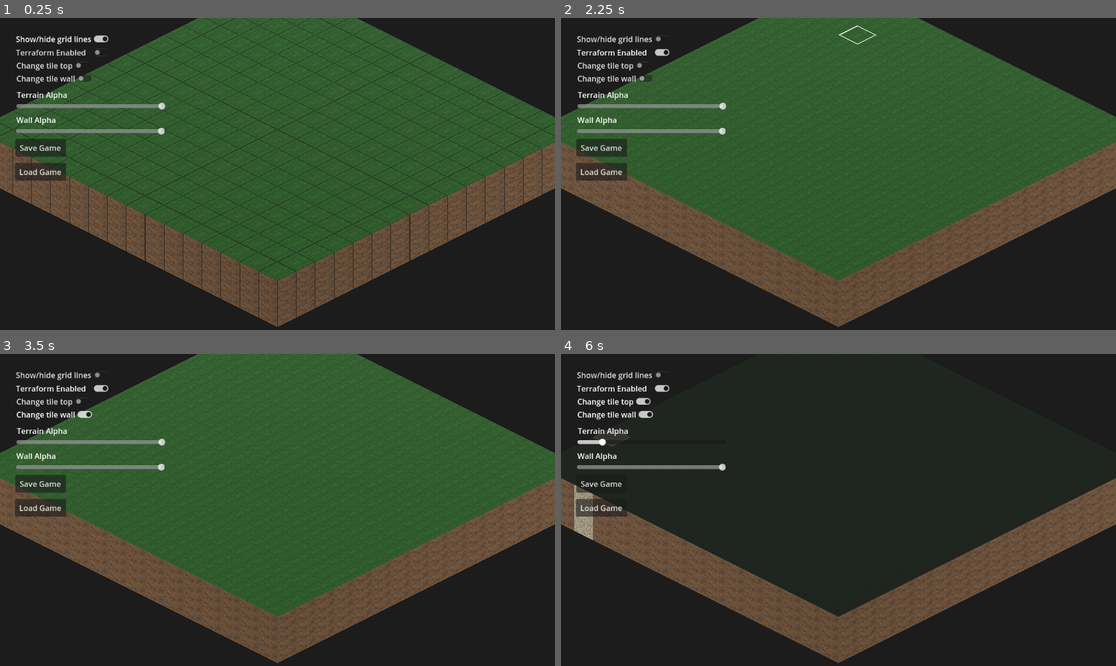
Above: before the commit, frames 1-4 (two rows, left to right).
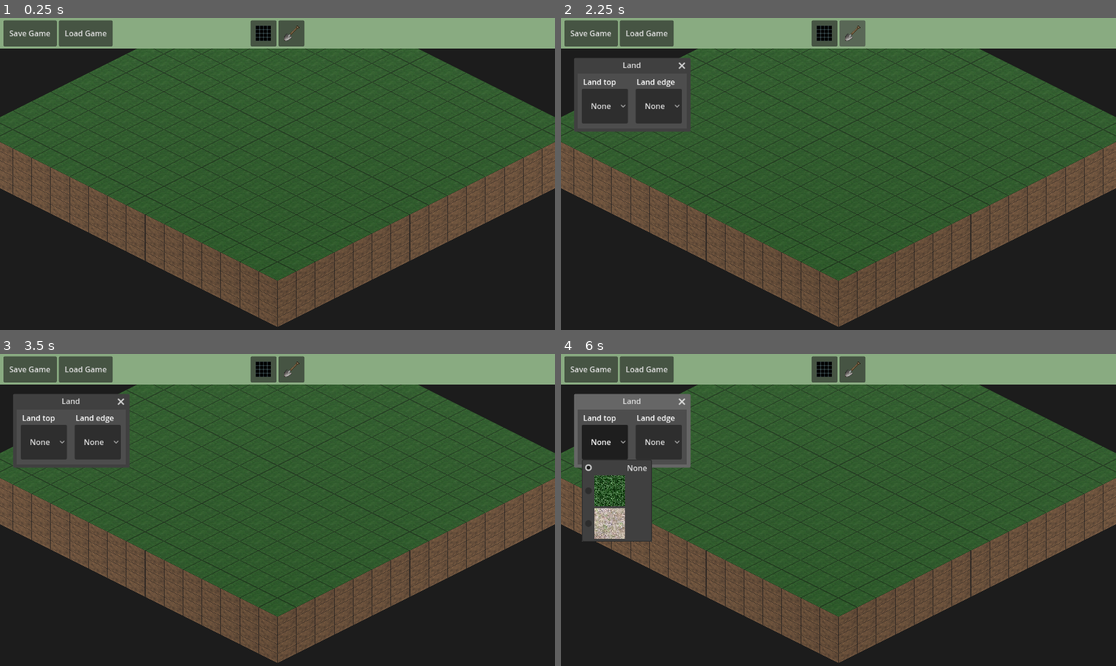
Above: after the commit, the same moments.

Repository: vghellere/OpenGRCT
Game: Godot game, scene res://game_scene.tscn
Two runs of this game, one before a commit and one after it. Both use one fixed random seed, a clock stepped at 60 frames per second and the inputs below.
Inputs (mouse positions are in pixels of both pictures, inside the frame that each line leads up to; where the layout moved, square brackets give the same spot in the first picture):
- Up to frame 1 (0.25 s): no input
- Up to frame 2 (2.25 s): click (622, 52) at 0.5 s, where only the run before the commit has a clickable "Terraform Enabled"; click (821, 33) [622, 39] at 1.25 s; click (855, 33) at 2.02 s
- Up to frame 3 (3.5 s): click (55, 413) at 2.75 s, where only the run before the commit has a clickable "Change tile wall"
- Up to frame 4 (6 s): click "Save Game" at 3.5 s; click (616, 400) at 4.25 s, where only the run before the commit has a clickable "Change tile top"; click "Load Game" at 5 s; click (605, 441) at 5.75 s, where only the run after the commit has a clickable "None"

The runs differ from the first frame. In frame 1, 12% of the frame differs, in the area x 0-100%, y 0-53%; in frame 2, 20%; in frame 3, 20%; in frame 4, 56%, in the area x 0-100%, y 0-100%.

Commit message:
Add new navbar and land window

Diff:
--- /dev/null
+++ b/GUI/scripts/top_bar.gd
@@ -0,0 +1,25 @@
+extends ColorRect
+
+
+@onready var land_window : Window = %LandWindow
+
+
+# Called when the node enters the scene tree for the first time.
+func _ready():
+	pass # Replace with function body.
+
+
+# Called every frame. 'delta' is the elapsed time since the previous frame.
+func _process(delta):
+	pass
+
+
+func _on_land_button_pressed():
+	if land_window.visible:
+		land_window.hide()
+	else:
+		land_window.show()
+
+
+func _on_show_hide_grid_lines_pressed():
+	Global.show_grid_lines = not Global.show_grid_lines
--- /dev/null
+++ b/GUI/windows/land_editor/scripts/land_window.gd
@@ -0,0 +1,44 @@
+extends Window
+
+
+@onready var selected_tile_top_idx : int = 0
+@onready var selected_tile_edge_idx : int = 0
+@onready var change_tile_top_enabled : bool = false
+@onready var change_tile_edge_enabled : bool = false
+
+var shovel_icon = load("res://art/shovel.png")
+
+func _on_close_requested():
+	hide()
+
+
+func _on_visibility_changed():
+	if visible:
+		on_window_open()
+	else:
+		on_window_close()
+
+
+func on_window_open():
+	Global.show_grid_lines = true
+	Input.set_custom_mouse_cursor(shovel_icon, 0, Vector2(0, 32))
+
+
+func on_window_close():
+	Input.set_custom_mouse_cursor(null)
+
+
+func _on_land_style_options_item_selected(index):
+	change_tile_top_enabled = false
+
+	if index > 0:
+		change_tile_top_enabled = true
+		selected_tile_top_idx = index - 1
+
+
+func _on_land_edge_options_item_selected(index):
+	change_tile_edge_enabled = false
+
+	if index > 0:
+		change_tile_edge_enabled = true
+		selected_tile_edge_idx = index - 1
--- a/game_manager.gd
+++ b/game_manager.gd
@@ -1,33 +1,10 @@
 extends Node
-
 
 @onready var grid_map: CustomGridMap = $"../GridMap"
 @onready var game_saver_loader = $"../GameSaverLoader"
 
-
 func _ready():
-	$"../GUI/ShowHideGridLines".button_pressed = Global.show_grid_lines
-	$"../GUI/TerraformEnabled".button_pressed = Global.terraform_enabled
-	$"../GUI/ChangeTileTopEnabled".button_pressed = Global.change_tile_top_enabled
-	$"../GUI/ChangeTileWallEnabled".button_pressed = Global.change_tile_wall_enabled
-	$"../GUI/TerrainAlphaSlider".value = Global.terrain_alpha
-	$"../GUI/WallAlphaSlider".value = Global.wall_alpha
-
-
-func _on_show_hide_grid_lines():
-	Global.show_grid_lines = not Global.show_grid_lines
-
-
-func _on_terraform_enabled_pressed():
-	Global.terraform_enabled = not Global.terraform_enabled
-
-
-func _on_change_tile_wall_enabled_pressed():
-	Global.change_tile_wall_enabled = not Global.change_tile_wall_enabled
-
-
-func _on_change_tile_top_enabled_pressed():
-	Global.change_tile_top_enabled = not Global.change_tile_top_enabled
+	pass
 
 
 func _on_save_game_pressed():
@@ -36,11 +13,3 @@
 
 func _on_load_game_pressed():
 	game_saver_loader.load_game("user://savegame.save", grid_map)
-
-
-func _on_terrain_alpha_slider_value_changed(value):
-	Global.terrain_alpha = value
-
-
-func _on_wall_alpha_slider_value_changed(value):
-	Global.wall_alpha = value
--- a/game_scene.tscn
+++ b/game_scene.tscn
@@ -20,6 +20,14 @@
 [ext_resource type="Script" path="res://terrain/wall/scripts/wall_rectangle.gd" id="18_alt18"]
 [ext_resource type="Script" path="res://terrain/wall/scripts/wall_triangle_up.gd" id="19_e60gb"]
 [ext_resource type="Script" path="res://terrain/wall/scripts/wall_triangle_down.gd" id="20_4nw08"]
+[ext_resource type="Texture2D" uid="uid://d1ujhw8cvbuyi" path="res://art/shovel.png" id="21_if6vs"]
+[ext_resource type="Script" path="res://GUI/scripts/top_bar.gd" id="21_so11o"]
+[ext_resource type="Script" path="res://GUI/windows/land_editor/scripts/land_window.gd" id="22_5nrci"]
+[ext_resource type="Texture2D" uid="uid://cnsbnhhyg1xei" path="res://art/grid.png" id="22_d4skh"]
+[ext_resource type="Texture2D" uid="uid://b56fjbnmfsrqn" path="res://GUI/windows/land_editor/art/top/grass1.jpg" id="25_syfki"]
+[ext_resource type="Texture2D" uid="uid://di6pkf5yr7ysy" path="res://GUI/windows/land_editor/art/top/sand.jpg" id="26_67ld2"]
+[ext_resource type="Texture2D" uid="uid://7lcq56ewkedf" path="res://GUI/windows/land_editor/art/edge/burnt_sand_brown.png" id="27_ue0vy"]
+[ext_resource type="Texture2D" uid="uid://ddp36p6mt6bd8" path="res://GUI/windows/land_editor/art/edge/sand_grey.png" id="28_xi67s"]
 
 [sub_resource type="Environment" id="Environment_e81et"]
 background_mode = 1
@@ -272,108 +280,129 @@
 
 [node name="GUI" type="Control" parent="."]
 layout_mode = 3
-anchors_preset = 0
-offset_right = 284.0
-offset_bottom = 153.0
+anchors_preset = 15
+anchor_right = 1.0
+anchor_bottom = 1.0
+grow_horizontal = 2
+grow_vertical = 2
 theme = SubResource("Theme_ncfih")
 
-[node name="TerraformEnabled" type="CheckButton" parent="GUI"]
+[node name="TopBar" type="ColorRect" parent="GUI"]
+layout_mode = 1
+anchors_preset = 10
+anchor_right = 1.0
+offset_bottom = 64.0
+grow_horizontal = 2
+color = Color(0.536488, 0.6702, 0.507356, 1)
+script = ExtResource("21_so11o")
+
+[node name="HBoxContainer" type="HBoxContainer" parent="GUI/TopBar"]
+layout_mode = 1
+anchors_preset = 5
+anchor_left = 0.5
+anchor_right = 0.5
+offset_left = -111.0
+offset_top = 5.0
+offset_right = 112.0
+offset_bottom = 59.0
+grow_horizontal = 2
+alignment = 1
+
+[node name="ShowHideGridLines" type="Button" parent="GUI/TopBar/HBoxContainer"]
 layout_mode = 2
-offset_left = 27.0
-offset_top = 56.0
-offset_right = 232.0
-offset_bottom = 87.0
-focus_mode = 0
-text = "Terraform Enabled"
-
-[node name="ShowHideGridLines" type="CheckButton" parent="GUI"]
+tooltip_text = "Show/hide grid lines"
+focus_mode = 0
+text = "           "
+icon = ExtResource("22_d4skh")
+icon_alignment = 1
+
+[node name="LandButton" type="Button" parent="GUI/TopBar/HBoxContainer"]
 layout_mode = 2
-offset_left = 27.0
-offset_top = 28.0
-offset_right = 232.0
+tooltip_text = "Adjust land height and slope"
+focus_mode = 0
+text = "           "
+icon = ExtResource("21_if6vs")
+icon_alignment = 1
+
+[node name="HBoxContainer2" type="HBoxContainer" parent="GUI/TopBar"]
+layout_mode = 1
+offset_left = 7.0
+offset_top = 5.0
+offset_right = 230.0
 offset_bottom = 59.0
-focus_mode = 0
-text = "Show/hide grid lines"
-
-[node name="ChangeTileWallEnabled" type="CheckButton" parent="GUI"]
-layout_mode = 0
-offset_left = 28.0
-offset_top = 110.0
-offset_right = 193.0
-offset_bottom = 141.0
-focus_mode = 0
-text = "Change tile wall"
-
-[node name="ChangeTileTopEnabled" type="CheckButton" parent="GUI"]
-layout_mode = 0
-offset_left = 28.0
-offset_top = 83.0
-offset_right = 193.0
-offset_bottom = 114.0
-focus_mode = 0
-text = "Change tile top"
-
-[node name="LoadGame" type="Button" parent="GUI"]
-layout_mode = 0
-offset_left = 31.0
-offset_top = 301.0
-offset_right = 137.0
-offset_bottom = 338.0
-focus_mode = 0
-text = "Load Game"
-
-[node name="SaveGame" type="Button" parent="GUI"]
-layout_mode = 0
-offset_left = 32.0
-offset_top = 251.0
-offset_right = 137.0
-offset_bottom = 288.0
-focus_mode = 0
-text = "Save Game"
-
-[node name="TerrainAlphaSlider" type="HSlider" parent="GUI"]
-layout_mode = 0
-offset_left = 34.0
-offset_top = 175.0
-offset_right = 344.0
-offset_bottom = 191.0
-max_value = 1.0
-step = 0.05
-
-[node name="Label" type="Label" parent="GUI"]
-layout_mode = 0
-offset_left = 35.0
-offset_top = 148.0
-offset_right = 75.0
-offset_bottom = 171.0
-text = "Terrain Alpha
-"
-
-[node name="WallAlphaSlider" type="HSlider" parent="GUI"]
-layout_mode = 0
-offset_left = 33.0
-offset_top = 227.0
-offset_right = 343.0
-offset_bottom = 243.0
-max_value = 1.0
-step = 0.05
-
-[node name="Label2" type="Label" parent="GUI"]
-layout_mode = 0
-offset_left = 34.0
-offset_top = 200.0
-offset_right = 139.0
-offset_bottom = 223.0
-text = "Wall Alpha
-"
+
+[node name="SaveGame" type="Button" parent="GUI/TopBar/HBoxContainer2"]
+layout_mode = 2
+focus_mode = 0
+text = "  Save Game  "
+
+[node name="LoadGame" type="Button" parent="GUI/TopBar/HBoxContainer2"]
+layout_mode = 2
+focus_mode = 0
+text = "  Load Game  "
+
+[node name="LandWindow" type="Window" parent="GUI"]
+unique_name_in_owner = true
+title = "Land"
+position = Vector2i(35, 115)
+size = Vector2i(226, 115)
+visible = false
+unresizable = true
+script = ExtResource("22_5nrci")
+
+[node name="LandStyleOptions" type="OptionButton" parent="GUI/LandWindow"]
+offset_left = 8.0
+offset_top = 32.0
+offset_right = 104.0
+offset_bottom = 104.0
+focus_mode = 0
+alignment = 1
+icon_alignment = 1
+selected = 0
+item_count = 3
+popup/item_0/text = "None"
+popup/item_1/icon = ExtResource("25_syfki")
+popup/item_1/id = 1
+popup/item_2/icon = ExtResource("26_67ld2")
+popup/item_2/id = 1
+
+[node name="LandEdgeOptions" type="OptionButton" parent="GUI/LandWindow"]
+offset_left = 120.0
+offset_top = 32.0
+offset_right = 216.0
+offset_bottom = 104.0
+focus_mode = 0
+alignment = 1
+icon_alignment = 1
+selected = 0
+item_count = 3
+popup/item_0/text = "None"
+popup/item_1/icon = ExtResource("27_ue0vy")
+popup/item_1/id = 1
+popup/item_2/icon = ExtResource("28_xi67s")
+popup/item_2/id = 1
+
+[node name="Label" type="Label" parent="GUI/LandWindow"]
+offset_left = 11.12
+offset_top = 6.0
+offset_right = 84.12
+offset_bottom = 29.0
+text = "Land top"
+
+[node name="Label2" type="Label" parent="GUI/LandWindow"]
+offset_left = 122.0
+offset_top = 6.0
+offset_right = 206.0
+offset_bottom = 29.0
+text = "Land edge"
 
 [connection signal="input_event" from="GridMap/CollisionArea3D" to="GridMap/CollisionArea3D" method="_on_input_event"]
 [connection signal="mouse_exited" from="GridMap/CollisionArea3D" to="GridMap/CollisionArea3D" method="_on_mouse_exited"]
-[connection signal="pressed" from="GUI/TerraformEnabled" to="GameManager" method="_on_terraform_enabled_pressed"]
-[connection signal="pressed" from="GUI/ShowHideGridLines" to="GameManager" method="_on_show_hide_grid_lines"]
-[connection signal="pressed" from="GUI/ChangeTileWallEnabled" to="GameManager" method="_on_change_tile_wall_enabled_pressed"]
-[connection signal="pressed" from="GUI/ChangeTileTopEnabled" to="GameManager" method="_on_change_tile_top_enabled_pressed"]
-[connection signal="pressed" from="GUI/LoadGame" to="GameManager" method="_on_load_game_pressed"]
-[connection signal="pressed" from="GUI/SaveGame" to="GameManager" method="_on_save_game_pressed"]
-[connection signal="value_changed" from="GUI/TerrainAlphaSlider" to="GameManager" method="_on_terrain_alpha_slider_value_changed"]
-[connection signal="value_changed" from="GUI/WallAlphaSlider" to="GameManager" method="_on_wall_alpha_slider_value_changed"]
+[connection signal="pressed" from="GUI/TopBar/HBoxContainer/ShowHideGridLines" to="GUI/TopBar" method="_on_show_hide_grid_lines_pressed"]
+[connection signal="pressed" from="GUI/TopBar/HBoxContainer/LandButton" to="GUI/TopBar" method="_on_land_button_pressed"]
+[connection signal="pressed" from="GUI/TopBar/HBoxContainer2/SaveGame" to="GameManager" method="_on_save_game_pressed"]
+[connection signal="pressed" from="GUI/TopBar/HBoxContainer2/LoadGame" to="GameManager" method="_on_load_game_pressed"]
+[connection signal="close_requested" from="GUI/LandWindow" to="GUI/LandWindow" method="_on_close_requested"]
+[connection signal="visibility_changed" from="GUI/LandWindow" to="GUI/LandWindow" method="_on_visibility_changed"]
+[connection signal="item_selected" from="GUI/LandWindow/LandStyleOptions" to="GUI/LandWindow" method="_on_land_style_options_item_selected"]
+[connection signal="item_selected" from="GUI/LandWindow/LandEdgeOptions" to="GUI/LandWindow" method="_on_land_edge_options_item_selected"]
--- a/global.gd
+++ b/global.gd
@@ -5,9 +5,6 @@
 const MIN_HEIGHT = -5
 
 var show_grid_lines : bool = true : set = _set_show_grid_lines;
-var terraform_enabled : bool = false
-var change_tile_top_enabled : bool = false
-var change_tile_wall_enabled : bool = false
 var terrain_alpha : float = 1.0 : set = _set_terrain_alpha;
 var wall_alpha : float = 1.0 : set = _set_wall_alpha;
 
--- a/scripts/camera.gd
+++ b/scripts/camera.gd
@@ -6,6 +6,7 @@
 @export var grid_map: CustomGridMap;
 @onready var viewport: Viewport = get_viewport()
 @onready var world_3d: World3D = get_world_3d()
+@onready var land_window: Window = %LandWindow
 
 var _previous_tile: GridTileData
 var _mouse_pressed: bool = false
@@ -18,17 +19,17 @@
 			_mouse_pressed = true
 			_mouse_pressed_start_pos = event.position
 
-			if(_previous_tile):
-				if Global.change_tile_top_enabled:
-					_previous_tile.ground_texture_idx = 1
-				if Global.change_tile_wall_enabled:
-					_previous_tile.wall_texture_idx = 1
+			if _previous_tile and land_window.visible:
+				if land_window.change_tile_top_enabled:
+					_previous_tile.ground_texture_idx = land_window.selected_tile_top_idx
+				if land_window.change_tile_edge_enabled:
+					_previous_tile.wall_texture_idx = land_window.selected_tile_edge_idx
 
 		else:
 			_mouse_pressed = false
 
 	if event is InputEventMouseMotion and _mouse_pressed:
-		if Global.terraform_enabled and _previous_tile:
+		if land_window.visible and _previous_tile:
 			var y_diff = _mouse_pressed_start_pos.y - event.position.y
 			if y_diff > 28:
 				_mouse_pressed_start_pos = event.position
@@ -79,7 +80,7 @@
 		_previous_tile.highlighted = GridTileData.TileHighlight.DISABLED
 
 		_previous_tile = grid_map.get_tile_from_xz(x, z)
-	if Global.terraform_enabled:
+	if land_window.visible:
 		_highlight_tile(_previous_tile, result.position)
 
 
Binary file added: GUI/windows/land_editor/art/edge/burnt_sand_brown.png
Not shown, added: GUI/windows/land_editor/art/edge/burnt_sand_brown.png.import
Binary file added: GUI/windows/land_editor/art/edge/sand_grey.png
Not shown, added: GUI/windows/land_editor/art/edge/sand_grey.png.import
Binary file added: GUI/windows/land_editor/art/top/grass1.jpg
Not shown, added: GUI/windows/land_editor/art/top/grass1.jpg.import
Binary file added: GUI/windows/land_editor/art/top/sand.jpg
Not shown, added: GUI/windows/land_editor/art/top/sand.jpg.import
Not shown: 1 places in game_scene.tscn that only renumber resources
Not shown, changed: README.md
